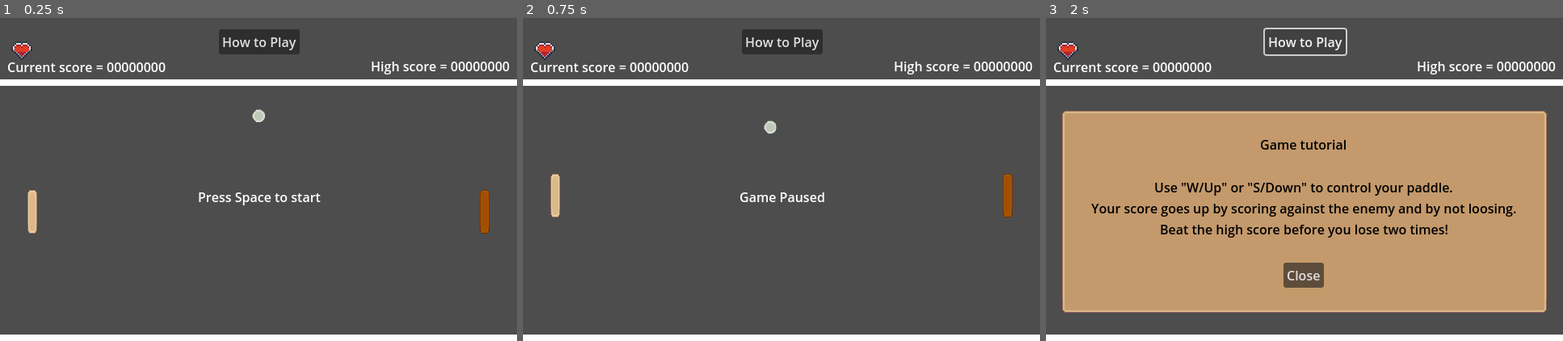
Above: before the commit, frames 1-3 (left to right).
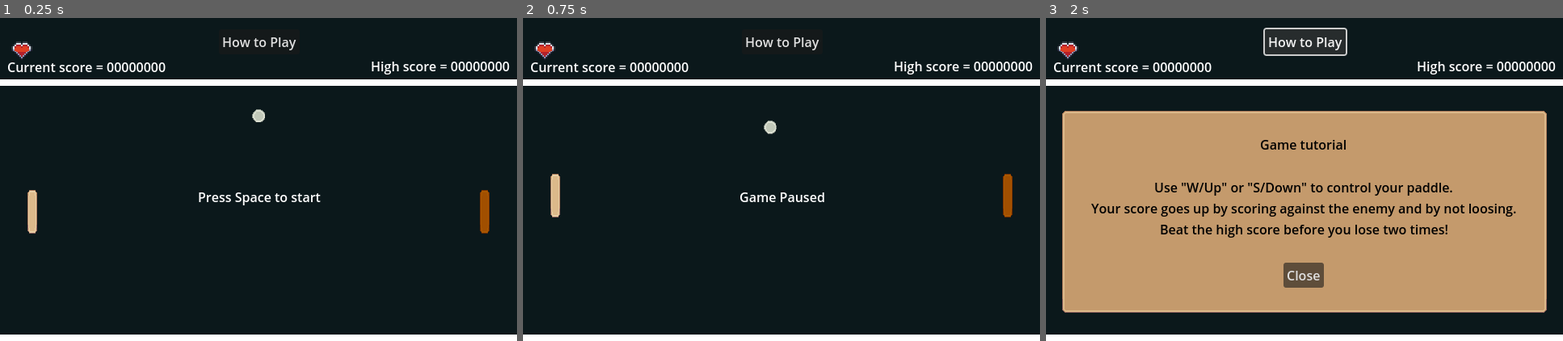
Above: after the commit, the same moments.

Repository: CeruleanG/Godot_pong
Game: Godot game, scene res://src/world/world.tscn
Same seed, same stepped clock (60 frames per second), same inputs: the game is played once before the commit and once after it.
Inputs:
- Up to frame 1 (0.25 s): no input
- Up to frame 2 (0.75 s): tap Space (confirm_key) at 0.5, 0.6 s; hold W (up_key) from 0.53 s (still down)
- Up to frame 3 (2 s): release W (up_key) at 1.25 s; click "How to Play" at 1.25 s

The runs differ from the first frame. In frame 1, 94% of the frame differs, in the area x 0-100%, y 0-98%; in frame 2, 94%; in frame 3, 36%.

Commit message:
basic game loop complete

Diff:
--- a/src/ball/ball.gd
+++ b/src/ball/ball.gd
@@ -13,7 +13,8 @@
 		# TODO Delete this velocity modifier
 	if col:
 		velocity = velocity.bounce(col.get_normal())
+		$bounce_SFX.play()
 		velocity *= 1.05
 
-func _process(delta: float) -> void:
-	print_debug(position)
+func  goal_audio() :
+	$goal_SFX.play()
--- a/src/ball/ball.tscn
+++ b/src/ball/ball.tscn
@@ -1,7 +1,9 @@
-[gd_scene load_steps=4 format=3 uid="uid://cip3jxd0u42vt"]
+[gd_scene load_steps=6 format=3 uid="uid://cip3jxd0u42vt"]
 
 [ext_resource type="Script" uid="uid://bb70wcf3fi3ok" path="res://src/ball/ball.gd" id="1_ksv3e"]
 [ext_resource type="Texture2D" uid="uid://brh77uvbg2nxh" path="res://asset/Sprite sheets/Sprite sheet for Basic Pack.png" id="2_ksv3e"]
+[ext_resource type="AudioStream" uid="uid://c3kmh1y7q05jf" path="res://asset/SFX/Text 1.wav" id="3_yt8wm"]
+[ext_resource type="AudioStream" uid="uid://dmn1bh0g0n3wn" path="res://asset/SFX/Big Egg collect 1.wav" id="4_0qq1y"]
 
 [sub_resource type="CircleShape2D" id="CircleShape2D_yt8wm"]
 radius = 8.0
@@ -20,4 +22,12 @@
 region_rect = Rect2(519, 40, 18, 17)
 
 [node name="CollisionShape2D" type="CollisionShape2D" parent="."]
+visible = false
 shape = SubResource("CircleShape2D_yt8wm")
+
+[node name="bounce_SFX" type="AudioStreamPlayer" parent="."]
+stream = ExtResource("3_yt8wm")
+
+[node name="goal_SFX" type="AudioStreamPlayer" parent="."]
+process_mode = 3
+stream = ExtResource("4_0qq1y")
--- a/src/world/world.gd
+++ b/src/world/world.gd
@@ -1,27 +1,5 @@
 extends Node2D
 
-# INFO Basic game mechanic
-# A ball is launched to the left from the center top of the screen and bounces
-# against any physical object it touches (paddles and horizontal walls).
-#
-# The player controls the paddle on the left of the screen which is only able to
-# move between rigid walls vertically.
-#
-# The AI controls the paddle on the right of the screen which is also only able
-# to move between rigid walls vertically. It alwasys adjust its position to be
-# as close as possible relative to the ball in the vertical axis.
-#
-# A score value increments through time, whenever the ball touches the right side
-# of the screen, the scene resets while having the playing holding the current
-# score. If the ball touches the left side, however, the scene is reset but the
-# score is not kept and reset to 0 while updating the highest score if necessary.
-# The game then loops back.
-
-# TODO Add a feature to have the score accumulates faster as the game goes on.
-
-# TODO Add a background art to the game
-
-# TODO Add a music to the game
 
 @onready var high_score_label: Label = %high_score
 var high_score = 0.0
@@ -87,8 +65,10 @@
 # Triggered upon the the ball touches the left/right side of the screen, which is
 # defined as an "area2D" object. The latter emits a signal to call this function
 func _on_enemy_score() -> void:
+	$ball.goal_audio()
 	reset_the_scene(false)
 func _on_player_score() -> void:
+	$ball.goal_audio()
 	reset_the_scene(true)
 
 func _process(delta: float) -> void:
--- a/src/world/world.tscn
+++ b/src/world/world.tscn
@@ -73,6 +73,15 @@
 
 [node name="UI" type="Node" parent="."]
 
+[node name="background" type="ColorRect" parent="UI"]
+z_index = -1
+anchors_preset = 15
+anchor_right = 1.0
+anchor_bottom = 1.0
+grow_horizontal = 2
+grow_vertical = 2
+color = Color(0.0430057, 0.0936696, 0.108116, 1)
+
 [node name="game_msg" type="Label" parent="UI"]
 unique_name_in_owner = true
 offset_left = 172.0
Not shown, added: asset/SFX/Big Egg collect 1.wav.import
Not shown, added: asset/SFX/Text 1.wav.import
Not shown, changed: .gitignore
Not shown, added: asset/SFX/Big Egg collect 1.wav
Not shown, added: asset/SFX/Text 1.wav
